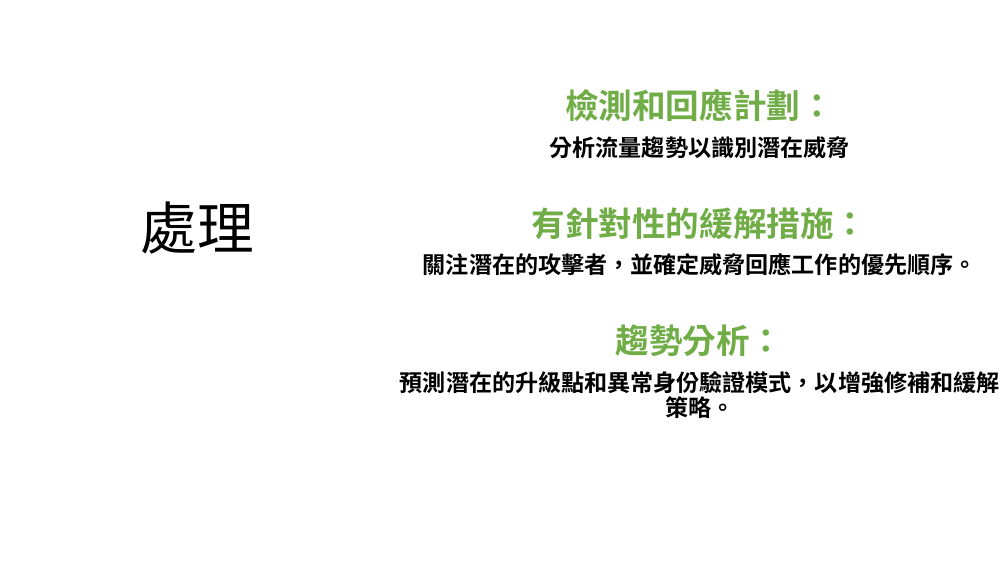
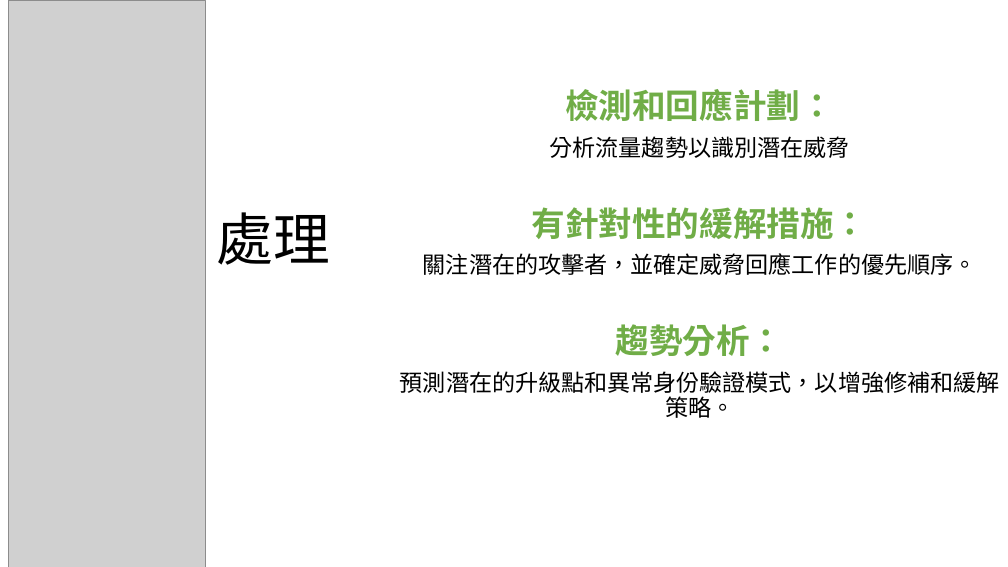
Before and after one commit to y4611676/Unanimous-Project, a slide deck: slide 8 of Enhance_network_security_by_analyzing_Inribo_synthetic_network_data_sets/通過分析Incribo合成網路數據集增強網路安全.pptx (slide 6 before the commit). Drawn at 1008x567 pixels with LibreOffice and Linux fonts; fonts in the diff are those of the drawing; grey boxes stand for pictures. Boxes give left, top, right and bottom in pixels: in the first picture for what was removed or moved away, otherwise in the second. Text is boxed around its words. In the diff, an @@ line names an element or a change of style, - is before the commit and + after.

```diff
--- a/Enhance_network_security_by_analyzing_Inribo_synthetic_network_data_sets/通過分析Incribo合成網路數據集增強網路安全.pptx
+++ b/Enhance_network_security_by_analyzing_Inribo_synthetic_network_data_sets/通過分析Incribo合成網路數據集增強網路安全.pptx
@@ picture added at [8, 0, 206, 567] @@
@@ text at [400, 136, 1000, 418]: bold off in "分析流量趨勢以識別潛在威脅", "關注潛在的攻擊者，並確定威脅回應工作的優先順序。", "預測潛在的升級點和異常身份驗證模式，以增強修補和緩解策略。" @@
@@ title "處理": place and size @@
-title "處理" at [141, 201, 254, 254]
+title "處理" at [216, 212, 329, 265]
```
Also in this commit, not shown: 6 other slides changed, 4 slides added, 1 slide removed, 2 other files.
